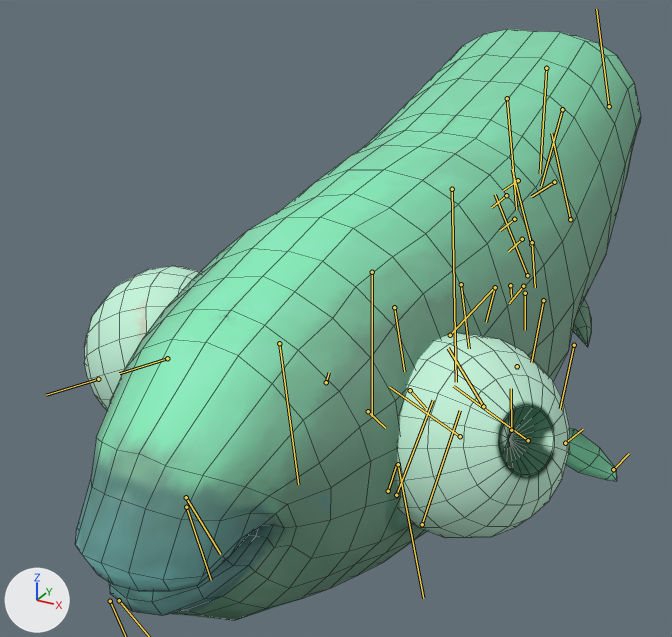
The FBX model Assets/3D/Pezoff/Phil_RunForFreedom.FBX: old version first, new version second.
Rendered twice from a 50 mm camera at (0.96, -3.23, 1.31) aimed at (-0.18, -1.15, 0.27). The lights are fixed; the arrows at lower left show +X, +Y and +Z. Both versions are drawn at frame 91 of the action 'Take 001'; the numbers are the values there. The bones that bend it are drawn over the model as lines. Mesh edges are drawn as thin lines.
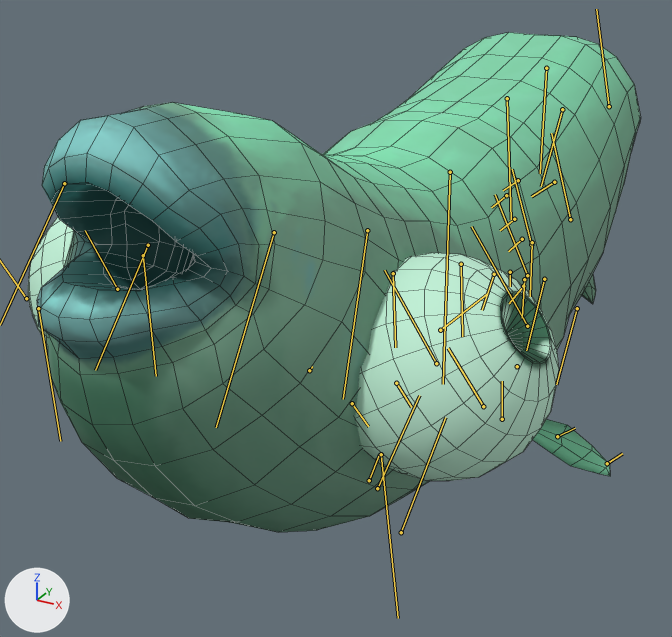
Location of each change, (x1, y1, x2, y2) in pixels of the pictures (672 x 637 px):
'Plane002', posed (8% wider, 16% shorter): before (75, 29, 641, 621); after (28, 32, 641, 532)
bone 'Bone007', root to tip: before (507, 98) to (516, 209); after (507, 98) to (511, 219)
bone 'Bone009', root to tip: before (372, 272) to (372, 416); after (367, 230) to (343, 399)
bone 'Bone010', root to tip: before (279, 343) to (298, 484); after (274, 232) to (216, 427)
bone 'Bone015', root to tip: before (186, 507) to (211, 580); after (143, 255) to (156, 376)
bone 'Bone013', root to tip: before (186, 497) to (220, 554); after (148, 245) to (95, 370)
bone 'Bone044', root to tip: before (532, 242) to (535, 287); after (532, 242) to (530, 296)

Patch to the scene script:
```diff
--- a/Assets/3D/Pezoff/Phil_RunForFreedom.FBX.py
+++ b/Assets/3D/Pezoff/Phil_RunForFreedom.FBX.py
@@ bone_bone007 @@
 bone_bone007 = bpy.data.objects['Armature'].pose.bones['Bone007']  # child of 'Bone006'
-bone_bone007.rotation_quaternion = (0.999, 0.0, 0.0, 0.037)  # degrees (0, 0, 4)
+bone_bone007.rotation_quaternion = (1.0, 0.0, 0.0, -0.026)  # degrees (0, 0, -3)
@@ bone_bone009 @@
 bone_bone009 = bpy.data.objects['Armature'].pose.bones['Bone009']  # child of 'Bone008'
-bone_bone009.rotation_quaternion = (0.999, 0.0, 0.0, -0.039)  # degrees (0, 0, -4)
+bone_bone009.rotation_quaternion = (0.991, 0.0, 0.0, -0.136)  # degrees (0, 0, -16)
@@ bone_bone010 @@
 bone_bone010 = bpy.data.objects['Armature'].pose.bones['Bone010']  # child of 'Bone009'
-bone_bone010.rotation_quaternion = (1.0, 0.0, 0.0, 0.0)  # degrees (0, 0, 0)
+bone_bone010.rotation_quaternion = (0.978, 0.0, 0.0, -0.209)  # degrees (0, 0, -24)
@@ bone_bone015 @@
 bone_bone015 = bpy.data.objects['Armature'].pose.bones['Bone015']  # child of 'Bone010'
-bone_bone015.rotation_quaternion = (0.954, 0.0, 0.0, -0.301)  # degrees (0, 0, -35)
+bone_bone015.rotation_quaternion = (0.999, 0.0, 0.0, -0.048)  # degrees (0, 0, -5)
@@ bone_bone013 @@
 bone_bone013 = bpy.data.objects['Armature'].pose.bones['Bone013']  # child of 'Bone010'
-bone_bone013.rotation_quaternion = (0.866, 0.0, 0.0, 0.5)  # degrees (0, 0, 60)
+bone_bone013.rotation_quaternion = (0.952, 0.0, 0.0, 0.308)  # degrees (0, 0, 36)
@@ bone_bone044 @@
 bone_bone044 = bpy.data.objects['Armature'].pose.bones['Bone044']
-bone_bone044.rotation_quaternion = (1.0, 0.0, 0.0, 0.0)  # degrees (0, 0, 0)
+bone_bone044.rotation_quaternion = (0.992, 0.0, 0.0, -0.127)  # degrees (0, 0, -15)
```
